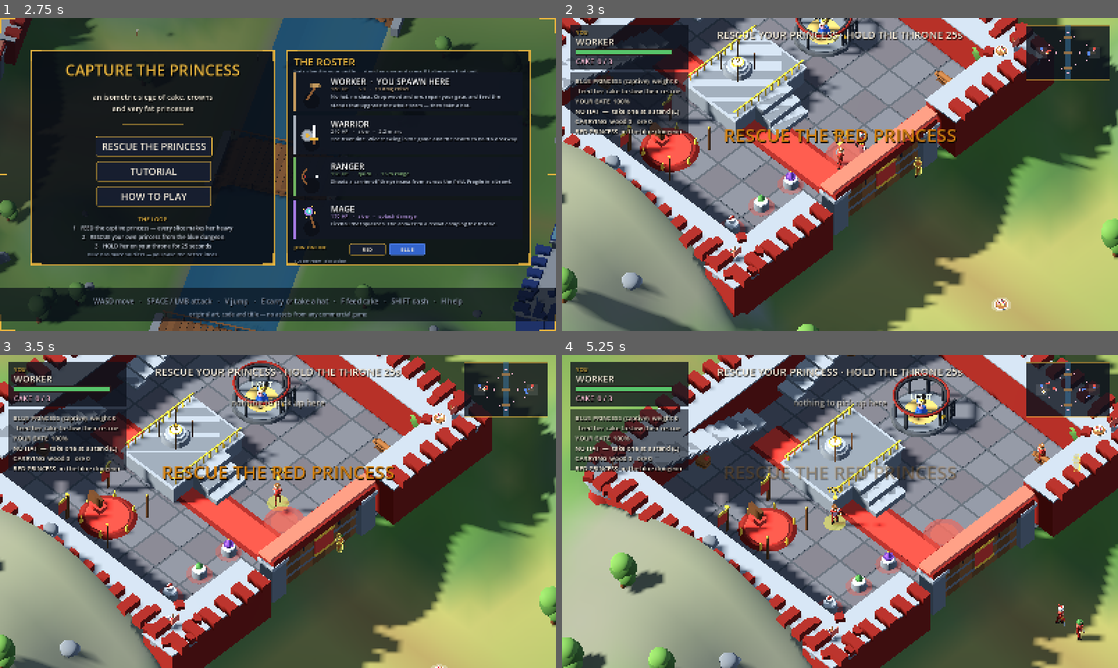
Above: before the commit, frames 1-4 (two rows, left to right).
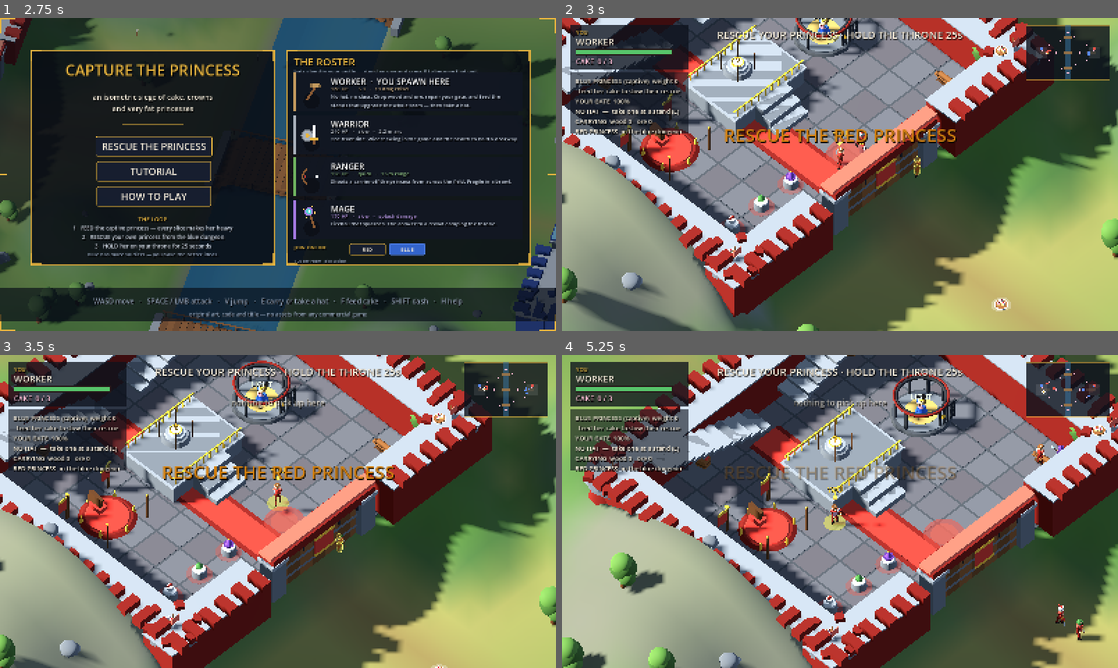
Above: after the commit, the same moments.

Repository: malahub/capture-the-princess
Game: Godot game, scene res://main.tscn
Same seed, same stepped clock (60 frames per second), same inputs: the game is played once before the commit and once after it.
Inputs (mouse positions are in pixels of both pictures, inside the frame that each line leads up to):
- Up to frame 1 (2.75 s): tap E (act) at 0.5, 0.6, 1.25, 1.55, 2, 2.1 s; move the mouse to (400, 158) at 0.52 s; hold D (move_right) 0.53-1.28 s; click (400, 158) at 0.67 s; tap V (jump) at 0.77, 1.52 s; tap Q (drop) at 0.8, 1.35, 2.3 s; move the mouse to (166, 190) at 1.27 s; hold S (move_down) 1.28-2.03 s; move the mouse to (333, 105) at 2.02 s; hold D (move_right) from 2.03 s (still down)
- Up to frame 2 (3 s): tap E (act) at 2.75 s; move the mouse to (812, 237) at 2.77 s; release D (move_right) at 2.78 s; hold W (move_up) from 2.78 s (still down); tap Space (attack) at 2.85 s; click (812, 237) at 2.92 s
- Up to frame 3 (3.5 s): keep holding W (move_up); tap V (jump) at 3.02 s; tap E (act) at 3.05 s
- Up to frame 4 (5.25 s): move the mouse to (1006, 558) at 3.52 s; release W (move_up) at 3.53 s; hold A (move_left) 3.53-5.03 s; click (1006, 558) at 3.6 s; tap V (jump) at 3.77, 4.52 s; tap Q (drop) at 3.8, 5.1 s; move the mouse to (673, 464) at 4.27 s; tap Shift (dash) at 4.35 s; tap E (act) at 4.55 s; move the mouse to (867, 511) at 5.02 s; hold S (move_down) from 5.03 s (still down); click (867, 511) at 5.17 s

Frame 1 is identical in both runs. In frame 2, 0.6% of the frame differs, in the area x 0-65%, y 0-51%; in frame 3, 1.2%; in frame 4, 2.1%, in the area x 15-96%, y 0-50%.

Commit message:
Nav: goals snapped to reachable ground, give-up-and-rethink, deadlock report; stairs flush to the wall face

Diff:
--- a/scripts/build.gd
+++ b/scripts/build.gd
@@ -222,9 +222,11 @@
 			tower(n, wpt(flip, tx, tz), col, dark, light, solids, flip)
 
 	# --- stairs onto the parapet ----------------------------------------
-	# flush against the wall face: at BACK_X-4.0 a 0.8 m strip of courtyard sat
-	# between the top tread and the parapet, which no unit could cross
-	var stair_x := BACK_X - 2.7
+	# The outer edge of the tread must MEET the wall's inner face:
+	#   BACK_X - WALL_T/2 = 46.2 is the face; treads are 2.8 wide, so centre 44.8.
+	# At BACK_X-2.7 the treads cut 0.5 m into the wall (that was the block of
+	# stone sticking through the top steps); at BACK_X-4.0 they fell 0.8 m short.
+	var stair_x := BACK_X - WALL_T * 0.5 - 1.4
 	for sz2 in [-1.0, 1.0]:
 		stair_run(n, flip, stair_x, sz2, solids)
 
--- a/scripts/game.gd
+++ b/scripts/game.gd
@@ -97,6 +97,7 @@
 var pathaudit := false
 var deckaudit := false
 var snaptest := false
+var stuckaudit := false
 var perf := false
 var perf_acc := {}
 var perf_frames := 0
@@ -145,6 +146,9 @@
 		autoplay = true
 		_run_simtest()
 		return
+	if stuckaudit:
+		_run_stuckaudit()
+		return
 	if snaptest:
 		_run_snaptest()
 		return
@@ -224,6 +228,46 @@
 ## crosses never jumps more than a unit can step.
 ## Prints the walkable height around the keep so a deck that bleeds past its
 ## platform shows up as a shape you can look at.
+## Runs the match and reports units that spend seconds with a waypoint but no
+## movement — the "NPCs get stuck" complaint, with the location to look at.
+func _run_stuckaudit() -> void:
+	start_match(false)
+	var dt := 1.0 / 60.0
+	var last := {}
+	var stuck := {}
+	var t := 0.0
+	for i in int(120.0 / dt):
+		_step(dt)
+		t += dt
+		if i % 30 != 0:
+			continue
+		for u: Unit in units:
+			if not u.alive or not u.has_waypoint:
+				continue
+			if u.target_unit != null or _gate_reach(u) or u.pos.distance_to(u.waypoint) < 0.7:
+				stuck[u.get_instance_id()] = 0.0
+				continue
+			var id: int = u.get_instance_id()
+			var prev: Vector3 = last.get(id, u.pos)
+			var moved: float = prev.distance_to(u.pos)
+			if moved < 0.35:
+				stuck[id] = float(stuck.get(id, 0.0)) + 0.5
+				if float(stuck[id]) >= 3.0:
+					print("[HF] STUCK %s at (%.1f, %.1f) wp=(%.1f, %.1f) path=%d/%d tgt=%s" % [
+						u.cls, u.pos.x, u.pos.z, u.waypoint.x, u.waypoint.z,
+						u.path_i, u.path.size(), str(u.target_unit != null)])
+					stuck[id] = 0.0
+			else:
+				stuck[id] = 0.0
+			last[id] = u.pos
+	var total := 0
+	for id2 in stuck.keys():
+		if float(stuck[id2]) > 0.0:
+			total += 1
+	print("[HF] STUCKAUDIT ran %.0f s, %d units still flagged  %s" % [t, total, "PASS" if total <= 2 else "FAIL"])
+	get_tree().quit()
+
+
 ## A crowd pressed against the keep must not get shoved onto its 2.15 m ledge.
 func _run_snaptest() -> void:
 	start_match(false)
@@ -993,6 +1037,12 @@
 		# fire a couple of shots once the frame is warm
 		fire_at_frame = 12
 		fire_shot = {"owner": sh, "target": tg.position + Vector3(0, 1.15, 0), "kind": "arrow"}
+	elif demo == "staircheck":
+		player.pos = Vector3(-(Bld.BACK_X - 8.0 + Bld.CASTLE_SHIFT), 0.0, 7.0)
+		player.position = Vector3(player.pos.x, Terrain.h(player.pos.x, player.pos.z), player.pos.z)
+		zoom = 12.0
+		zoom_target = 12.0
+		cam_focus = Vector3(-(Bld.BACK_X - 3.0 + Bld.CASTLE_SHIFT), 3.2, 5.0)
 	elif demo == "keyprompt":
 		# clear the field so the shot is about the prompt, not a fight
 		for u5 in units.duplicate():
@@ -1199,6 +1249,8 @@
 			input_debug = true
 		elif a == "--showsil":
 			showsil = true
+		elif a == "--stuckaudit":
+			stuckaudit = true
 		elif a == "--snaptest":
 			snaptest = true
 		elif a == "--deckaudit":
@@ -3154,6 +3206,18 @@
 	if flat.length() < 0.5:
 		return Vector3.ZERO
 
+	# A goal inside a wall (or on top of one) is not something to walk into:
+	# resolve it to the closest cell at the unit's own level first. This is what
+	# kept a handful of soldiers leaning on a castle wall for the whole match.
+	if flat.length() > 2.0:
+		var reach_cell: int = Nav.snap_for(goal, Terrain.h(u.pos.x, u.pos.z))
+		if reach_cell >= 0:
+			var near := Nav.centre(reach_cell)
+			if near.distance_to(goal) < 7.0:
+				goal = near
+				if not chasing:
+					u.waypoint = near    # stop re-targeting the unreachable point
+
 	u.path_t -= dt
 	# replan when the path is empty, the goal moved, or the cooldown lapsed
 	var stale: bool = u.path.is_empty() or u.path_i >= u.path.size()
@@ -3166,6 +3230,13 @@
 		if nav_budget > 0:
 			nav_budget -= 1
 			u.path = Nav.find_path(u.pos, goal)
+			if u.path.is_empty():
+				# the goal is inside a wall or a solid footprint: walk to the
+				# nearest cell that can actually be reached instead of pressing
+				# into the brickwork forever
+				var cell: int = Nav.snap_for(goal, Terrain.h(u.pos.x, u.pos.z))
+				if cell >= 0:
+					u.path = Nav.find_path(u.pos, Nav.centre(cell))
 			u.path_i = 0
 			u.path_goal = goal
 			u.path_goal_cell = goal_cell
@@ -3180,6 +3251,14 @@
 				return flat.normalized()
 		if u.path.is_empty() and not Nav.built:
 			return flat.normalized()        # nav unavailable: straight line fallback
+
+	# no progress for a while (empty path or an unreachable tail): drop the goal
+	# so the brain picks a new one instead of leaning on a wall forever
+	if u.stuck_t > 2.4 or (u.path.is_empty() and u.stuck_t > 1.2):
+		u.has_waypoint = false
+		u.stuck_t = 0.0
+		u.path_t = 0.0
+		return Vector3.ZERO
 
 	var target := goal
 	while u.path_i < u.path.size():
--- a/scripts/nav.gd
+++ b/scripts/nav.gd
@@ -43,7 +43,7 @@
 		var tag: String = String(s.get("tag", ""))
 		if tag.begins_with("gate"):
 			continue                       # the gate is a door, not a wall
-		var rr: Rect2 = s["r"]
+		var rr: Rect2 = s["r"].grow(0.45)   # a body has width: keep its skin off the wall
 		var top: float = float(s["top"])
 		var ix0: int = clampi(int((rr.position.x + Terrain.HALF_X) / CELL), 0, w - 1)
 		var ix1: int = clampi(int((rr.position.x + rr.size.x + Terrain.HALF_X) / CELL), 0, w - 1)
@@ -103,6 +103,26 @@
 
 ## Nearest walkable cell to a point, spiralling outwards — goals are often inside
 ## a wall's footprint or a hair off-mesh.
+## Nearest walkable cell to `p` whose height is reachable from `from_h`.
+static func snap_for(p: Vector3, from_h: float) -> int:
+	var start := cell_of(p)
+	var sx := start % w
+	var sz := start / w
+	for r in range(0, 10):
+		for dz in range(-r, r + 1):
+			for dx in range(-r, r + 1):
+				if r > 0 and absi(dx) != r and absi(dz) != r:
+					continue
+				var ix := sx + dx
+				var iz := sz + dz
+				if ix < 0 or iz < 0 or ix >= w or iz >= h:
+					continue
+				var i := iz * w + ix
+				if cells[i] == 1 and absf(heights[i] - from_h) <= Terrain.STEP_UP * 1.5:
+					return i
+	return -1
+
+
 static func snap(p: Vector3) -> int:
 	var start := cell_of(p)
 	if cells[start] == 1:
Not shown, changed: build/web/index.pck
